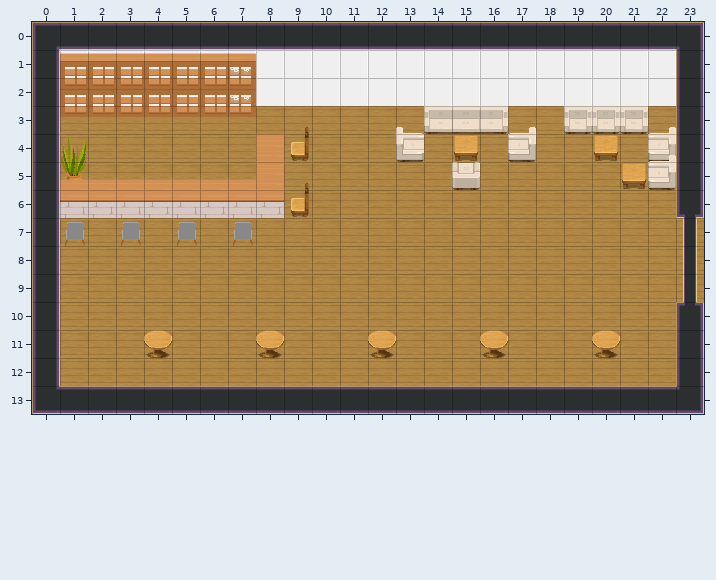
One commit to this Tiled map (JSON): bar.tmj. That is the earlier state.
Cells are 32x32 px. Shown: x 0..23, y 0..13.
Now the later version:
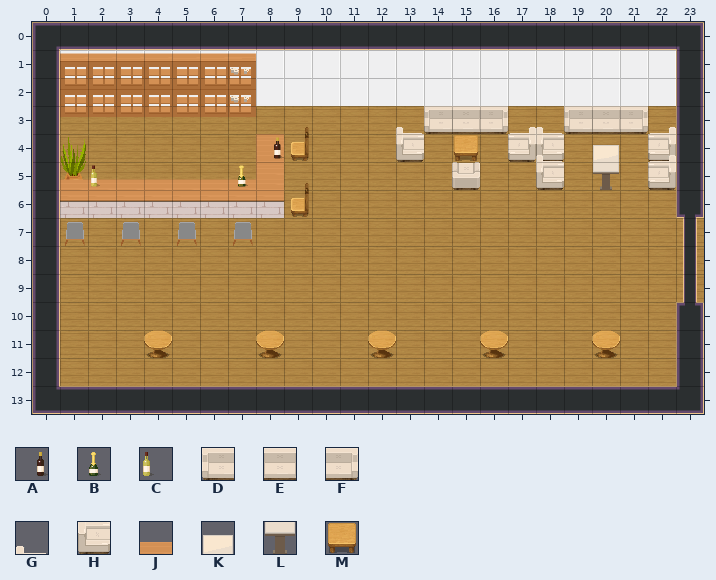
Key: from "WA_Miscellaneous": A 95, B 96, C 105; from "WA_Seats": D 20, E 21, F 22, G 35, H 48; from "WA_Tables": J 3, K 42, L 52, M 145.
_ is an empty cell, . an unchanged one.
Changes in this commit:
--- layer "furniture/furniture2"
@@ x 18..18 @@
- 3 _
- 4 _
+ 3 G
+ 4 H
--- layer "furniture/furniture3"
@@ x 18..21 @@
- 3 .___
- 4 _.M.
- 5 _._M
+ 3 .DEF
+ 4 G.K.
+ 5 H.L_
--- layer "above/above1"
@@ x 2..7 @@
- 5 _...._
+ 5 J....J
--- layer "above/above2"
@@ x 2..8 @@
- 4 ......_
- 5 J....J.
+ 4 ......A
+ 5 C....B.
